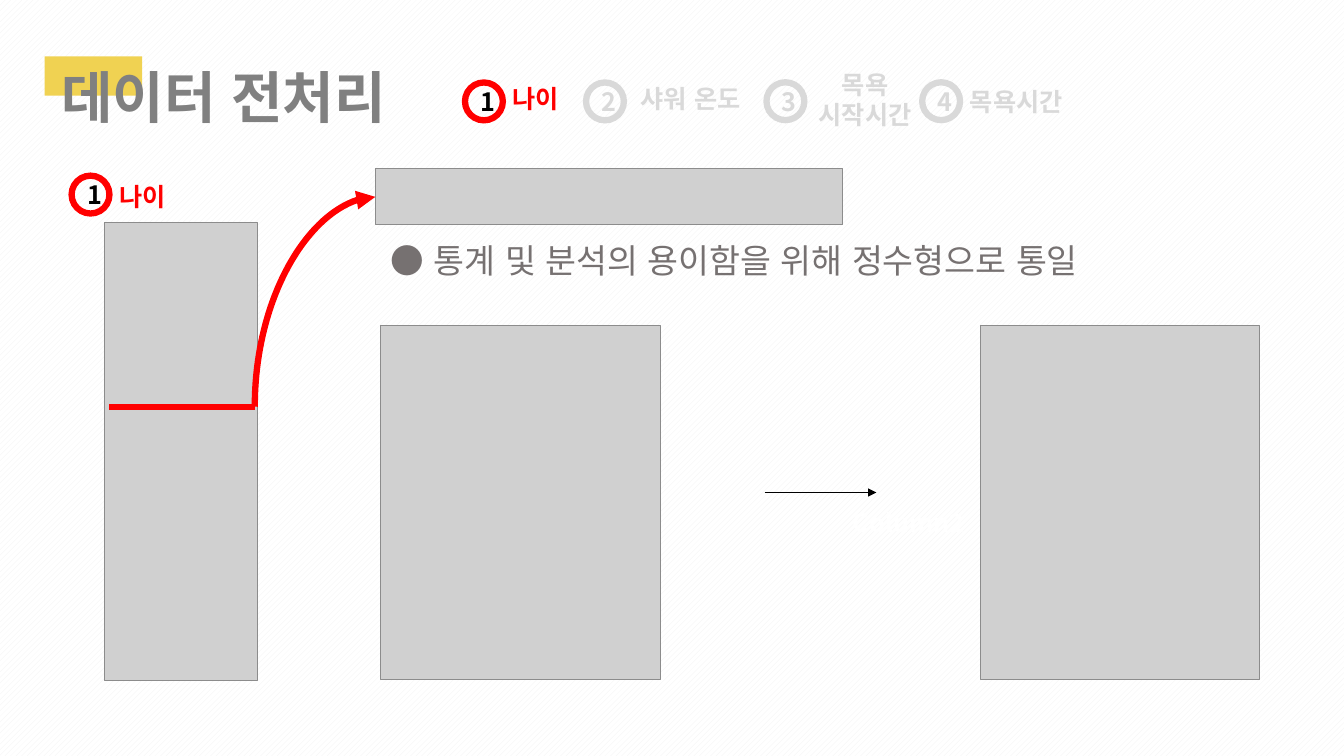
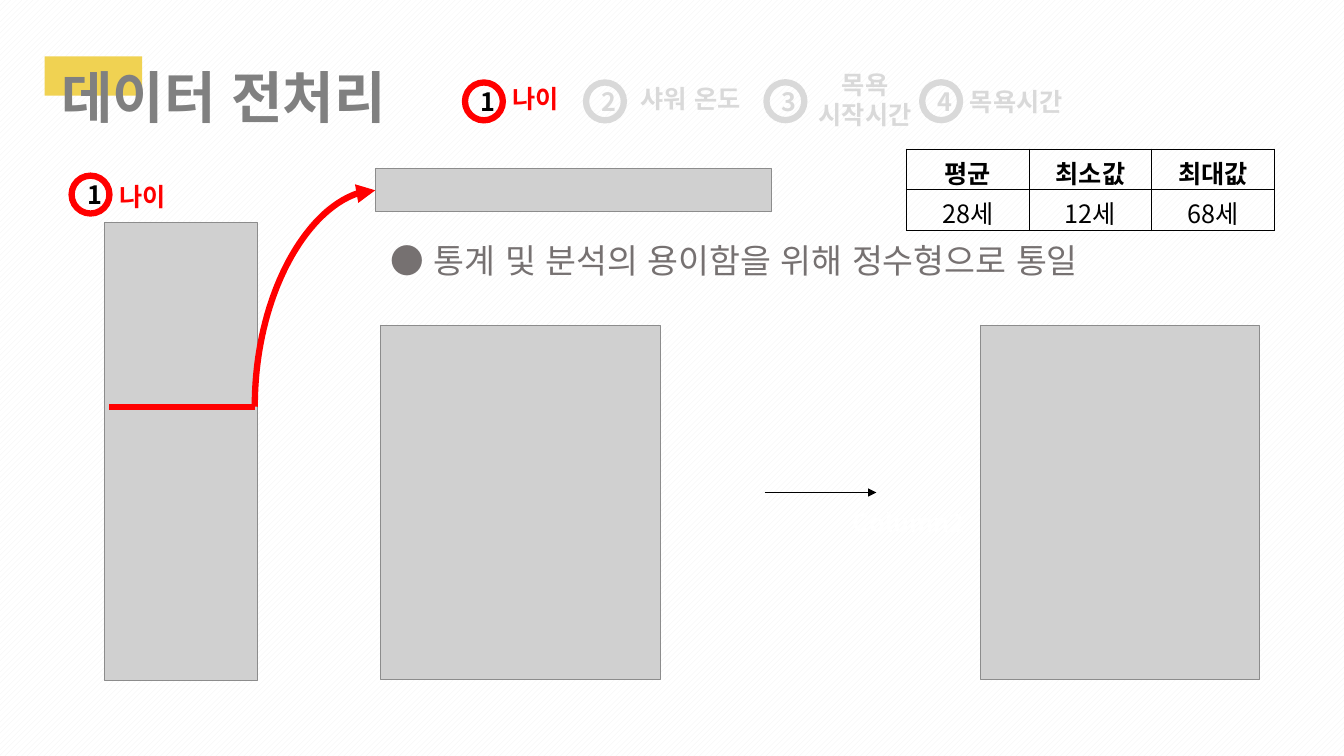
Before and after one commit to 1team-CapstonDesign1/weekly_Report, a slide deck: slide 13 of Week_11/1조_11주차_cd_발표PPT.pptx. Drawn at 1344x756 pixels with LibreOffice and Linux fonts; fonts in the diff are those of the drawing; grey boxes stand for pictures. Boxes give left, top, right and bottom in pixels: in the first picture for what was removed or moved away, otherwise in the second. Text is boxed around its words. In the diff, an @@ line names an element or a change of style, - is before the commit and + after.

```diff
--- a/Week_11/1조_11주차_cd_발표PPT.pptx
+++ b/Week_11/1조_11주차_cd_발표PPT.pptx
@@ table added at [906, 149, 1275, 231], 2 rows, 3 columns @@
+평균 | 최소값 | 최대값
+28세 | 12세 | 68세
@@ picture: place and size @@
-picture at [375, 169, 843, 226]
+picture at [375, 169, 771, 213]
@@ curved arrow moved from (255, 407) - (375, 197) to (255, 407) - (375, 191) @@
```
Also in this commit, not shown: 8 other slides changed, 1 slide added.
